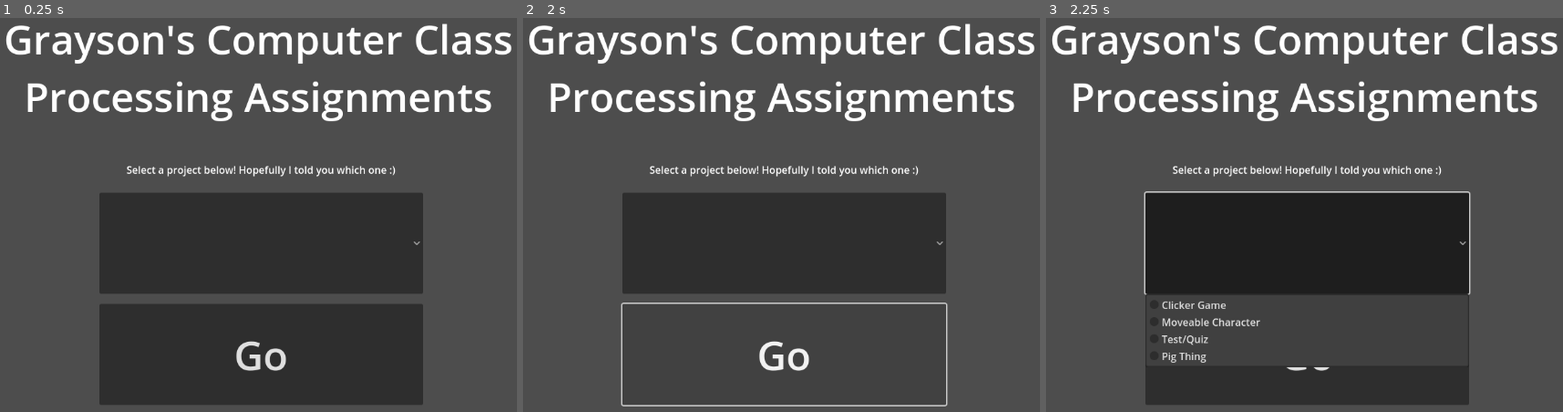
Above: before the commit, frames 1-3 (left to right).
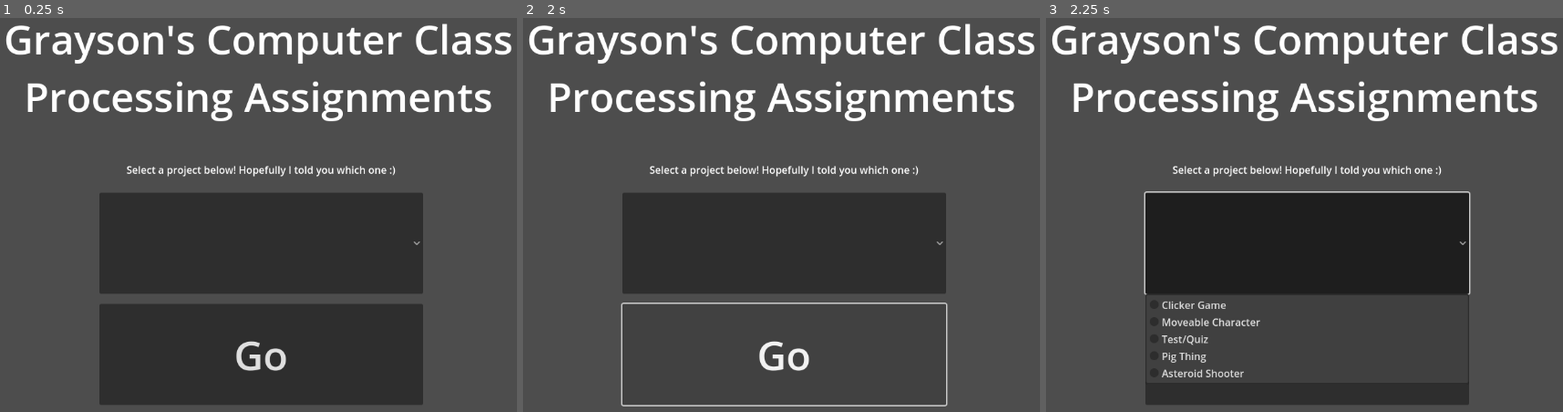
Above: after the commit, the same moments.

Repository: V3AI-Seven/processing-assignments-10
Game: Godot game, scene res://scenes/main_menu.tscn
The game is run twice, just before and just after one commit, with the same random seed, the same clock (stepped at 60 frames per second) and the same inputs.
Inputs (mouse positions are in pixels of both pictures, inside the frame that each line leads up to):
- Up to frame 1 (0.25 s): no input
- Up to frame 2 (2 s): click "Go" at 0.5 s; click "Go" at 1.25 s
- Up to frame 3 (2.25 s): click (1309, 242) at 2 s

Frames 1-2 are identical in both runs. In frame 3, 0.3% of the frame differs, in the area x 22-55%, y 88-92%.

Commit message:
Work on asteroid shooter

Diff:
--- a/scenes/main_menu.tscn
+++ b/scenes/main_menu.tscn
@@ -28,7 +28,7 @@
 offset_bottom = 448.0
 theme_override_font_sizes/font_size = 32
 allow_reselect = true
-item_count = 4
+item_count = 5
 popup/item_0/text = "Clicker Game"
 popup/item_0/id = 0
 popup/item_1/text = "Moveable Character"
@@ -37,6 +37,8 @@
 popup/item_2/id = 2
 popup/item_3/text = "Pig Thing"
 popup/item_3/id = 3
+popup/item_4/text = "Asteroid Shooter"
+popup/item_4/id = 4
 
 [node name="SelectInfo" type="Label" parent="."]
 layout_mode = 0
--- /dev/null
+++ b/scenes/projects/asteroid_shooter.tscn
@@ -0,0 +1,86 @@
+[gd_scene load_steps=9 format=3 uid="uid://b14glku3kr23n"]
+
+[ext_resource type="PackedScene" uid="uid://d4mmehk8jrrto" path="res://scenes/templates/exit_button.tscn" id="1_ybcku"]
+[ext_resource type="Script" uid="uid://b4y6yumhp0y13" path="res://scripts/AsteroidShooter/player.gd" id="2_afidj"]
+[ext_resource type="Script" uid="uid://dvfoble2cq0q7" path="res://scenes/projects/bullet.gd" id="2_asjkd"]
+[ext_resource type="Texture2D" uid="uid://c6ra6w73t0bf7" path="res://scripts/AsteroidShooter/Media/White_triangle.svg.png" id="2_x37lq"]
+[ext_resource type="Texture2D" uid="uid://crb1vgkqapdjf" path="res://scripts/AsteroidShooter/Media/blue.png" id="4_afidj"]
+
+[sub_resource type="RectangleShape2D" id="RectangleShape2D_x37lq"]
+size = Vector2(20, 664)
+
+[sub_resource type="RectangleShape2D" id="RectangleShape2D_afidj"]
+size = Vector2(20, 1168)
+
+[sub_resource type="RectangleShape2D" id="RectangleShape2D_asjkd"]
+size = Vector2(18, 56)
+
+[node name="AsteroidShooter" type="Node2D"]
+
+[node name="ExitButton" parent="." instance=ExtResource("1_ybcku")]
+
+[node name="OuterWalls" type="Node2D" parent="."]
+
+[node name="NegativeX" type="StaticBody2D" parent="OuterWalls"]
+position = Vector2(-8, 320)
+
+[node name="CollisionShape2D" type="CollisionShape2D" parent="OuterWalls/NegativeX"]
+shape = SubResource("RectangleShape2D_x37lq")
+
+[node name="PositiveX" type="StaticBody2D" parent="OuterWalls"]
+position = Vector2(1160, 320)
+
+[node name="CollisionShape2D" type="CollisionShape2D" parent="OuterWalls/PositiveX"]
+shape = SubResource("RectangleShape2D_x37lq")
+
+[node name="NegativeY" type="StaticBody2D" parent="OuterWalls"]
+position = Vector2(576, -8)
+
+[node name="CollisionShape2D" type="CollisionShape2D" parent="OuterWalls/NegativeY"]
+rotation = 1.5707964
+shape = SubResource("RectangleShape2D_afidj")
+
+[node name="PositiveY" type="StaticBody2D" parent="OuterWalls"]
+position = Vector2(576, 656)
+
+[node name="CollisionShape2D" type="CollisionShape2D" parent="OuterWalls/PositiveY"]
+rotation = 1.5707964
+shape = SubResource("RectangleShape2D_afidj")
+
+[node name="Bullet" type="CharacterBody2D" parent="."]
+visible = false
+position = Vector2(576, 320)
+script = ExtResource("2_asjkd")
+
+[node name="Visual" type="Sprite2D" parent="Bullet"]
+position = Vector2(-2.2888184e-05, 8.702278e-06)
+scale = Vector2(0.05, 0.213)
+texture = ExtResource("4_afidj")
+
+[node name="CollisionArea" type="Area2D" parent="Bullet"]
+
+[node name="CollisionShape2D" type="CollisionShape2D" parent="Bullet/CollisionArea"]
+shape = SubResource("RectangleShape2D_asjkd")
+
+[node name="Score" type="Label" parent="."]
+offset_left = -16.0
+offset_top = 16.0
+offset_right = 1168.0
+offset_bottom = 83.0
+theme_override_font_sizes/font_size = 48
+text = "Score: 0"
+horizontal_alignment = 1
+
+[node name="Player" type="CharacterBody2D" parent="."]
+position = Vector2(576, 320)
+script = ExtResource("2_afidj")
+
+[node name="CollisionPolygon2D" type="CollisionPolygon2D" parent="Player"]
+position = Vector2(0, 16)
+rotation = -3.1415927
+scale = Vector2(1, 5.8125)
+polygon = PackedVector2Array(0, 8, 32, -2.7526875, -32, -2.7526894)
+
+[node name="WhiteTriangle_svg" type="Sprite2D" parent="Player"]
+scale = Vector2(0.03125, 0.03125)
+texture = ExtResource("2_x37lq")
--- /dev/null
+++ b/scenes/projects/bullet.gd
@@ -0,0 +1,22 @@
+extends CharacterBody2D
+
+const fire_speed = 600 #pixels/s
+
+var is_shot = false
+
+func _ready() -> void:
+	if is_shot == true:
+		visible = true
+	else:
+		visible = false
+
+func recieve_position(incoming_position:Vector2, incoming_rotation:float):
+	if is_shot == false:
+		position = incoming_position
+		rotation = incoming_rotation
+
+func _physics_process(delta: float) -> void:
+	if is_shot == true:
+		velocity.y = fire_speed
+		velocity = velocity.rotated(rotation)
+		move_and_slide()
--- /dev/null
+++ b/scripts/AsteroidShooter/player.gd
@@ -0,0 +1,31 @@
+extends CharacterBody2D
+
+const roll_speed = 5 #rad/s
+const move_speed = 350 #pixels/s
+
+signal position_updated(outgoing_position:Vector2, outgoing_rotation: float)
+
+func _physics_process(delta: float) -> void:
+
+	#roll control
+	var target_roll = 0
+	if Input.is_key_pressed(KEY_A):
+		target_roll += -roll_speed * delta
+	if Input.is_key_pressed(KEY_D):
+		target_roll += roll_speed * delta
+	rotate(target_roll)
+
+	#movement
+	var target_velocity = Vector2.ZERO
+	if Input.is_key_pressed(KEY_W):
+		target_velocity.y += -move_speed
+	if Input.is_key_pressed(KEY_S):
+		target_velocity.y += move_speed
+
+	#print("target velocity = "+str(target_velocity.y))
+	target_velocity = target_velocity.rotated(rotation)
+
+	velocity = target_velocity
+	#print("velocity = "+str(velocity.y))
+	move_and_slide()
+	position_updated.emit(position,rotation)
--- a/scripts/MainMenu/main_menu.gd
+++ b/scripts/MainMenu/main_menu.gd
@@ -15,3 +15,5 @@
 			get_tree().change_scene_to_file("res://scenes/projects/test.tscn")
 		3: #Pig clicker?
 			get_tree().change_scene_to_file("res://scenes/projects/pig.tscn")
+		4: # Asteroid Shooter game
+			get_tree().change_scene_to_file("res://scenes/projects/asteroid_shooter.tscn")
--- a/scripts/MoveableCharacter/player.gd
+++ b/scripts/MoveableCharacter/player.gd
@@ -13,7 +13,6 @@
 		var target_velocity = Vector2.ZERO
 		if move_enabled:
 			if event.keycode == KEY_W:
-				print("Moving up")
 				target_velocity.y += -speed
 			if event.keycode == KEY_S:
 				target_velocity.y += speed
--- a/scripts/Pig/pig.gd
+++ b/scripts/Pig/pig.gd
@@ -3,12 +3,12 @@
 
 func pig_clicked() -> void:
 	clicks += 1
-	print("Current clicks: " + str(clicks))
+	print("[Pig Clicker] Current clicks: " + str(clicks))
 
 func cow_clicked() -> void:
 	clicks += 2
-	print("Current clicks: " + str(clicks))
+	print("[Pig Clicker] Current clicks: " + str(clicks))
 
 func chick_clicked() -> void:
 	clicks += 3
-	print("Current clicks: " + str(clicks))
+	print("[Pig Clicker] Current clicks: " + str(clicks))
--- a/scripts/Test/question.gd
+++ b/scripts/Test/question.gd
@@ -39,11 +39,11 @@
 
 	buttons.visible = true
 	visible = true
-	print("Questions Visible")
+	print("[Quiz] Questions Visible")
 
 
 func start() -> void:
-	print("Starting quiz")
+	print("[Quiz] Starting quiz")
 	current_question = 1
 	generate_question("2+2?", ["22","2","fish","4"], 3) #Simple math question
 
@@ -71,8 +71,8 @@
 
 func question_correct() -> void:
 	score += 1
-	print("Question Correct!")
-	print("New score: "+str(score))
+	print("[Quiz] Question Correct!")
+	print("[Quiz] New score: "+str(score))
 
 	score_change.emit(score)
 	buttons.visible = false
@@ -80,7 +80,7 @@
 	$Success.play()
 
 func question_incorrect() -> void:
-	print("Question Incorrect!")
+	print("[Quiz] Question Incorrect!")
 
 	buttons.visible = false
 	visible = false
Not shown, added: scenes/projects/bullet.gd.uid
Binary file added: scripts/AsteroidShooter/Media/White_triangle.svg.png
Not shown, added: scripts/AsteroidShooter/Media/White_triangle.svg.png.import
Binary file added: scripts/AsteroidShooter/Media/blue.png
Not shown, added: scripts/AsteroidShooter/Media/blue.png.import
Not shown, added: scripts/AsteroidShooter/player.gd.uid
Not shown, added: scripts/Test-quiz-thing-scripts.zip
